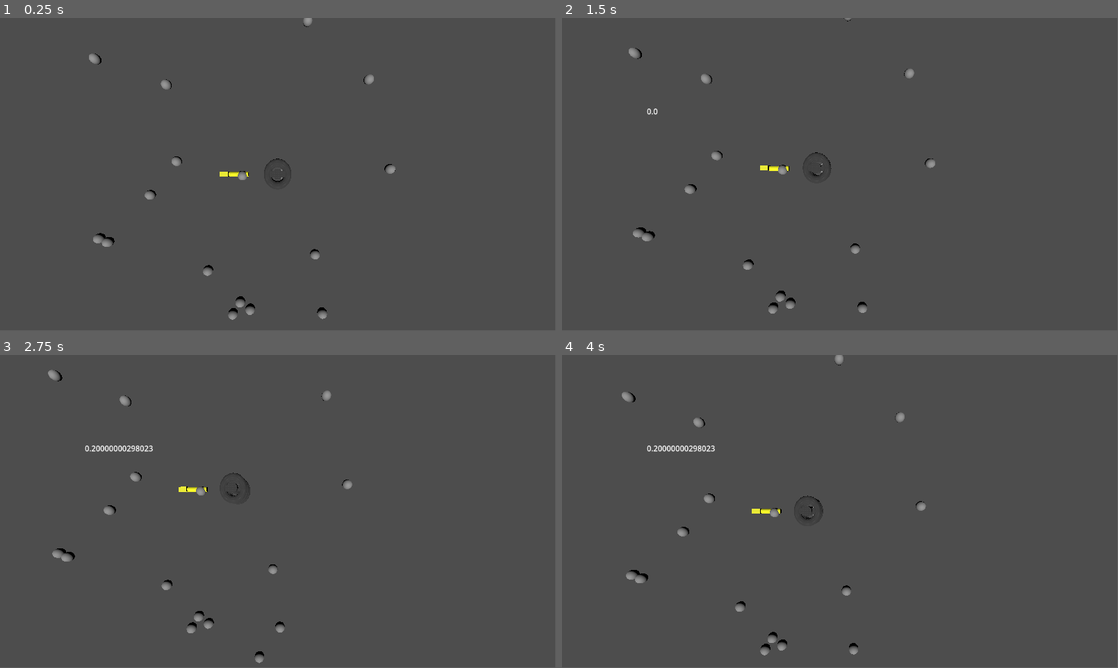
Above: before the commit, frames 1-4 (two rows, left to right).
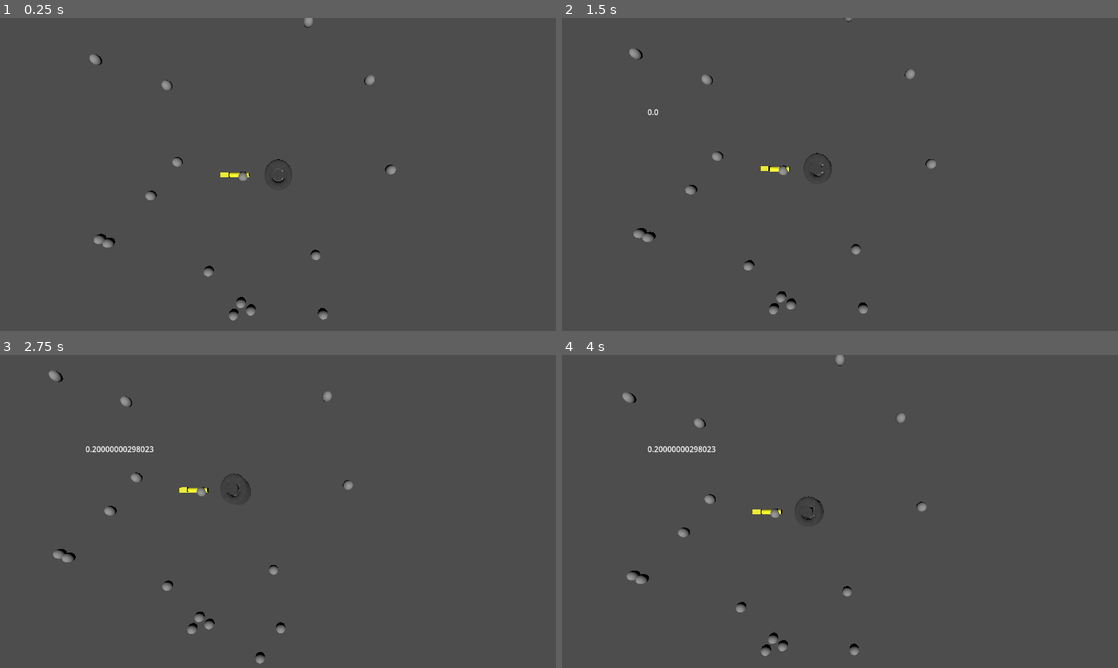
Above: after the commit, the same moments.

Repository: SDA-Gaming/Space_Miner
Game: Godot game, scene res://base_level.tscn
Same seed, same stepped clock (60 frames per second), same inputs: the game is played once before the commit and once after it.
Inputs (mouse positions are in pixels of both pictures, inside the frame that each line leads up to):
- Up to frame 1 (0.25 s): no input
- Up to frame 2 (1.5 s): tap Enter at 0.5 s; move the mouse to (962, 158) at 0.52 s; press the mouse at (962, 158) at 0.53 s; hold D (Move_right) 0.53-1.28 s; move the mouse to (728, 190) at 1.27 s; release the mouse at (728, 190) at 1.28 s; hold S (Move_down) from 1.28 s (still down); right-click (728, 190) at 1.35 s
- Up to frame 3 (2.75 s): move the mouse to (333, 442) at 2.02 s; release S (Move_down) at 2.03 s; hold D (Move_right) from 2.03 s (still down); hold Mouse wheel down (Scroll_down) from 2.03 s (still down)
- Up to frame 4 (4 s): move the mouse to (812, 574) at 2.77 s; release D (Move_right) at 2.78 s; release Mouse wheel down (Scroll_down) at 2.78 s; hold W (Move_up) 2.78-3.53 s; tap Mouse wheel up (Scroll_up) at 2.85 s; move the mouse to (1006, 558) at 3.52 s; hold A (Move_left) from 3.53 s (still down); hold Space (Space_bar) from 3.53 s (still down)
In our replay, the window is 799x449 before the commit and 800x450 after it. These sizes can differ from the game's own. Grey fills any space a smaller window leaves; there, only what the larger window draws over its background counts as a difference.

The runs differ from the first frame. In frame 1, 0.3% of the frame differs, in the area x 16-72%, y 0-97%; in frame 2, 0.3%; in frame 3, 0.5%; in frame 4, 0.5%, in the area x 10-66%, y 0-97%.

Commit message:
V0.00001
added chat, chat functions, Ai character walking

Diff:
--- a/space_miner_rts/mining_ship.gd
+++ b/space_miner_rts/mining_ship.gd
@@ -66,5 +66,5 @@
 		if speed < top_speed:
 			speed += (0.2 * delta)
 		print(speed)
-		apply_force(Vector3(speed,0.0,0.0))
-		#apply_central_force(Vector3(speed,0.0,0.0))
+		#apply_force(Vector3(speed,0.0,0.0))
+		apply_central_force(Vector3(speed,0.0,0.0))
--- a/space_miner_rts/project.godot
+++ b/space_miner_rts/project.godot
@@ -18,6 +18,10 @@
 [autoload]
 
 OverlordScript="*res://overlord_script.gd"
+
+[display]
+
+window/stretch/mode="viewport"
 
 [input]
 
